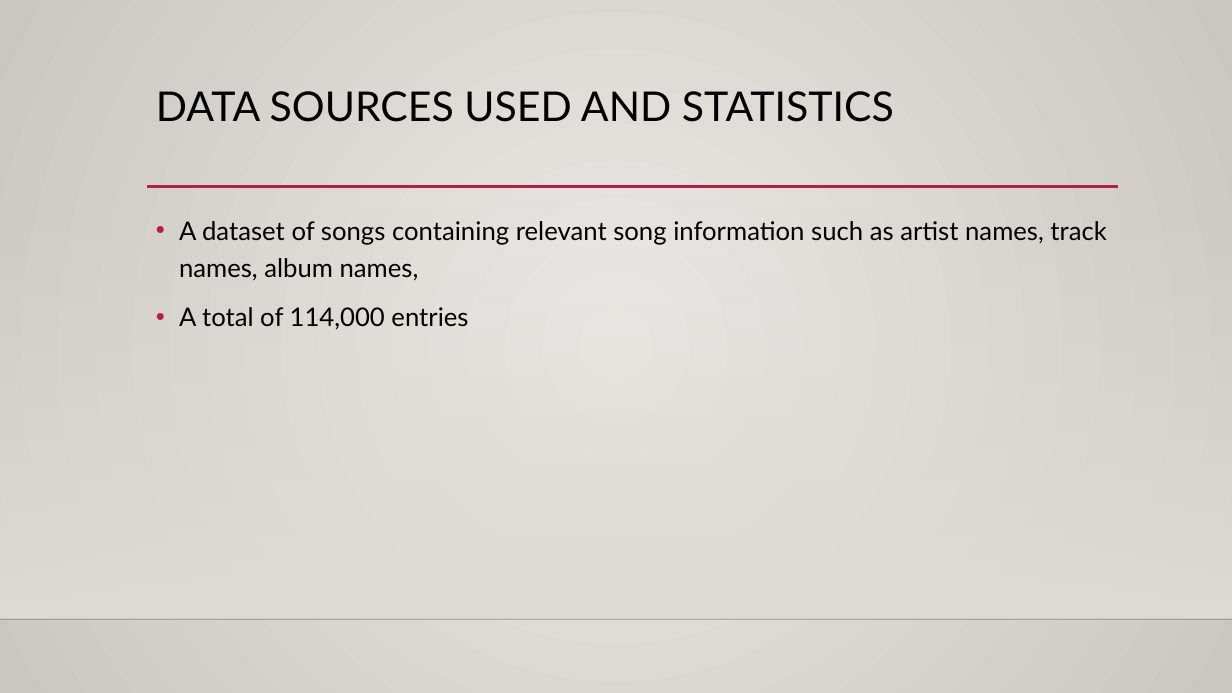
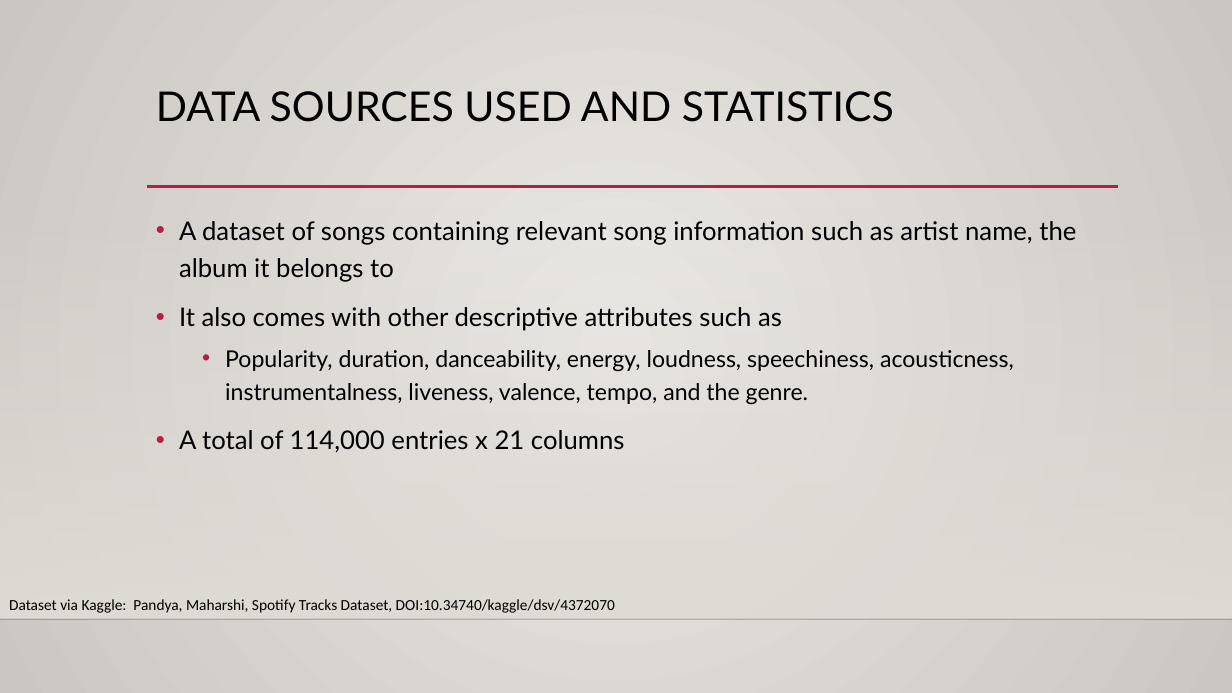
Before and after one commit to AMarinjo/song-suggest, a slide deck: slide 4 of SongSuggest.pptx. Drawn at 1232x693 pixels with LibreOffice and Linux fonts; fonts in the diff are those of the drawing; background and template pictures are left out. Boxes give left, top, right and bottom in pixels: in the first picture for what was removed or moved away, otherwise in the second. Text is boxed around its words. In the diff, an @@ line names an element or a change of style, - is before the commit and + after.

```diff
--- a/SongSuggest.pptx
+++ b/SongSuggest.pptx
@@ text at [179,221,1076,453]: text changed @@
-• A dataset of songs containing relevant song information such as artist names, track names, album names,
-• A total of 114,000 entries
+• A dataset of songs containing relevant song information such as artist name, the album it belongs to
+• It also comes with other descriptive attributes such as
+  • Popularity, duration, danceability, energy, loudness, speechiness, acousticness, instrumentalness, liveness, valence, tempo, and the genre.
+• A total of 114,000 entries x 21 columns
@@ text added at [9,599,615,613], 12 pt, text #000000 @@
+Dataset via Kaggle: Pandya, Maharshi, Spotify Tracks Dataset, DOI:10.34740/kaggle/dsv/4372070
```
Also in this commit, not shown: 6 other slides changed, 4 slides added, 2 slides removed.
